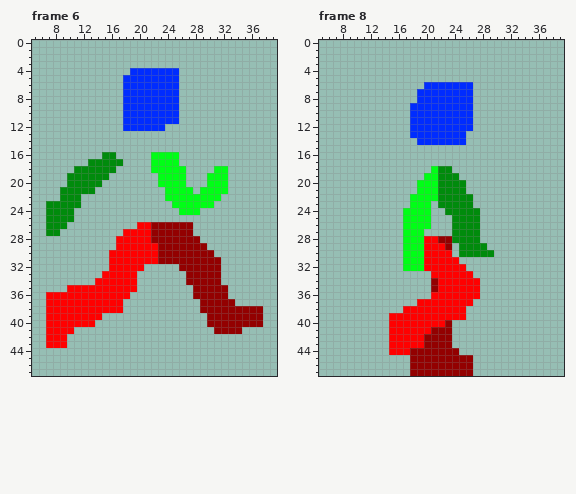
Pixel-art file -- resources/player_run.ase. Above: the version before the commit.
48x48 pixels, 8 frames. Colours within 5 levels of each other are drawn and written as one. Shown: frame 6: x 5..39, y 0..47; frame 8: x 5..39, y 0..47. The commit also changed other frames, which this record leaves out.
Now the later version:
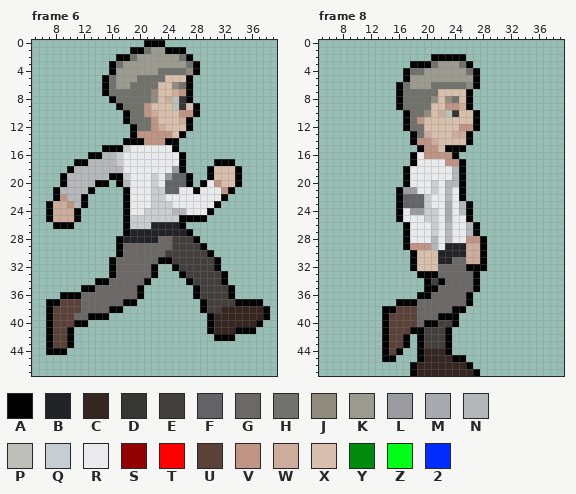
Palette (. is transparent): A #000000  B #212327  C #352621  D #363735  E #433f3d  F #616367  G #6c6866  H #71726b  J #908c7d  K #9b9b90  L #9a9ca1  M #a7aaaf  N #b4b8ba  P #bfbfba  Q #c7cdd0  R #e8eaec  S #930000  T #ff0000  U #5b4239  V #bf9485  W #cdac9b  X #d8bfac  Y #008b0c  Z #00ff16  2 #002cff
The commit says: Finished player run animation
Diff:
layer "Layer" now hidden
layer "Layer 1" now shown
--- frame 6
@@ x 5..39 @@
- 0 ...................................
- 1 ...................................
- 2 ...................................
- 3 ...................................
- 4 ..............2222222..............
- 5 .............22222222..............
- 6 .............22222222..............
- 7 .............22222222..............
- 8 .............22222222..............
- 9 .............22222222..............
-10 .............22222222..............
-11 .............22222222..............
-12 .............222222................
-13 ...................................
-14 ...................................
-15 ...................................
-16 ..........YY.....ZZZZ..............
-17 ........YYYYY....ZZZZ..............
-18 ......YYYYYY.....ZZZZZ....ZZ.......
-19 .....YYYYYY.......ZZZZ...ZZZ.......
-20 .....YYYYY........ZZZZ...ZZZ.......
-21 ....YYYYY..........ZZZZ.ZZZZ.......
-22 ....YYY............ZZZZZZZZ........
-23 ..YYYYY.............ZZZZZZ.........
-24 ..YYYY...............ZZZ...........
-25 ..YYYY.............................
-26 ..YYY..........TTSSSSSS............
-27 ..YY.........TTTTSSSSSS............
-28 ............TTTTTSSSSSSS...........
-29 ............TTTTTTSSSSSSS..........
-30 ...........TTTTTTTSSSSSSSS.........
-31 ...........TTTTTTTSSSSSSSSS........
-32 ...........TTTTT.....SSSSSS........
-33 ..........TTTTT.......SSSSS........
-34 .........TTTTTT.......SSSSS........
-35 .....TTTTTTTTTT........SSSSS.......
-36 ..TTTTTTTTTTTT.........SSSSS.......
-37 ..TTTTTTTTTTT...........SSSSS......
-38 ..TTTTTTTTTTT...........SSSSSSSSS..
-39 ..TTTTTTTT...............SSSSSSSS..
-40 ..TTTTTTT................SSSSSSSS..
-41 ..TTTT....................SSSS.....
-42 ..TTT..............................
-43 ..TTT..............................
-44 ...................................
+ 0 ................AAA................
+ 1 ..............AAHKKAAA.............
+ 2 ............AAHKKKKKKHA............
+ 3 ...........AHKKKKKKKKKHA...........
+ 4 ...........AKKKKKKHHHHJA...........
+ 5 ..........AHKKKHHHHXXXA............
+ 6 ..........AHKKHHHHXXJHA............
+ 7 ..........AHHHHHHJXXWVA............
+ 8 ...........AHHHHHJXWPDA............
+ 9 ............AHHHVXXXPDXA...........
+10 .............AHHVWXXXVVA...........
+11 .............AHHHVXXXWA............
+12 ..............AHHVWXXXA............
+13 ..............AVVVVVXA.............
+14 .............AAAVVVAA..............
+15 ..........AAAQRRRRRRA..............
+16 ........AANNQRRRRRRRRA.............
+17 ......AANNNNQRRRRRRRRA....AAA......
+18 .....ANNNNNNNRRRRRRRLA...AXXXA.....
+19 ....ANNNNNNAAQRRRQRLFFA..AXXXA.....
+20 ....ANNNNAA.ANRRRQRFFFA.ARVXXA.....
+21 ...ANNNNA....ARRRQQFFRRARRRVA......
+22 ...AVNNA.....ARRRQQRRRRRRRRA.......
+23 ..AWWVNA.....ARRRQQQRRRRRRA........
+24 ..AWWWA......ARRQQQQNNRRRA.........
+25 ..AWWWA......AQQQQQQQAAAA..........
+26 ...AAA.......AQQQBBBBA.............
+27 .............ABBBBBBBBA............
+28 ............ABBBBBGGEEEA...........
+29 ............AGGGGGGGEEEEA..........
+30 ............AGGGGGGEEEEEEA.........
+31 ...........AGGGGGGAAEEEEEEA........
+32 ...........AGGGGGA..AEEEEEA........
+33 ...........AGGGGGA...AEEEEEA.......
+34 .........AAGGGGGA.....AEEEEA.......
+35 .......AAGGGGGGA.......AEEEEA......
+36 ....AAAGGGGGGGGA.......AEEEEA......
+37 ..AAUUUGGGGGGAA.........AEEEEAAAA..
+38 ..AUUUUGGGGAA...........AEECCCCCCA.
+39 ..AUUUGGAAA..............ACCCCCCCA.
+40 ..AUUUAA.................ACCCCCCA..
+41 ..AUUA...................ACCCAAA...
+42 ..AUUA....................AAA......
+43 ..AUUA.............................
+44 ..AAA..............................
 45 ...................................
--- frame 8
@@ x 12..31 @@
  1 ....................
- 2 ....................
- 3 ....................
- 4 ....................
- 5 ....................
- 6 ........2222222.....
- 7 .......22222222.....
- 8 .......22222222.....
- 9 ......222222222.....
-10 ......222222222.....
-11 ......222222222.....
-12 ......222222222.....
-13 ......22222222......
-14 .......2222222......
-15 ....................
-16 ....................
-17 ....................
-18 .........ZYY........
-19 ........ZZYYY.......
-20 .......ZZZYYYY......
-21 .......ZZZYYYY......
-22 ......ZZZZYYYYY.....
-23 ......ZZZ.YYYYY.....
-24 .....ZZZZ..YYYYY....
-25 .....ZZZZ...YYYY....
-26 .....ZZZZ...YYYY....
-27 .....ZZZ....YYYY....
-28 .....ZZZTTSSYYYY....
-29 .....ZZZTTTS.YYYY...
-30 .....ZZZTTTT.YYYYY..
-31 .....ZZZTTTTT.......
-32 .....ZZZTTTTTT......
-33 .........TTTTTT.....
-34 .........STTTTTT....
-35 .........STTTTTT....
-36 .........TTTTTTT....
-37 .......TTTTTTTT.....
-38 .....TTTTTTTTT......
-39 ...TTTTTTTTTTT......
-40 ...TTTTTTTTS........
-41 ...TTTTTTSSS........
-42 ...TTTTTSSSS........
-43 ...TTTTTSSSS........
-44 ...TTTSSSSSSS.......
-45 ......SSSSSSSSS.....
-46 ......SSSSSSSSS.....
-47 ......SSSSSSSSS.....
+ 2 .........AAAAA......
+ 3 ......AAAHKKKHA.....
+ 4 .....AHHKKKKKKHA....
+ 5 .....AKKKKKKKKKA....
+ 6 ....AHKKKHHHHHJA....
+ 7 ....AHHHHHXXXXA.....
+ 8 ....AHHHHJXJHXA.....
+ 9 ....AHHHHXXVVWA.....
+10 .....AHHJXWPDXXA....
+11 .....AHVXXXXXXXA....
+12 .....AHHXXXXXVVA....
+13 ......AHWXXXWWA.....
+14 ......AVVWXXXXA.....
+15 .......AVVXAAA......
+16 ......ARVVVVA.......
+17 ......ARRRRVVA......
+18 .....ARRRRRRNA......
+19 .....ARRRRRRNA......
+20 .....ARRRQRNNA......
+21 ....ALLRRQRNRA......
+22 ....AFFFQRRNRA......
+23 ....AFFFQRRMRNA.....
+24 ....ARLLQQRMRNA.....
+25 ....ARRRQQRMRRA.....
+26 .....ARRRQRNRRNA....
+27 .....ARRRQRNRRNA....
+28 .....ARRRNRNRRVVA...
+29 .....AVVVNRBBBWWA...
+30 ......AXXXBBBBWWA...
+31 ......AXXXBBGGWWA...
+32 ......AXXXGGGGAAA...
+33 .......AAAGGGGGA....
+34 ........AEAGGGGA....
+35 ........AAGGGGGA....
+36 .......AAGGGGGA.....
+37 ....AAAGGGGGGGA.....
+38 ..AAUUUGGGGGAA......
+39 ..AUUUUGGGAAA.......
+40 ..AUUUUGAAEEA.......
+41 ..AUUUAAEEEA........
+42 ..AUUA.AEEEA........
+43 ..AUUA.AEEEA........
+44 ..AUA..ACCCA........
+45 ..AA...ACCCCAA......
+46 ......ACCCCCCCA.....
+47 ......ACCCCCCCCA....
Pixel boxes of the changes (left, top, right, bottom) in both pictures:
changed: (46, 40, 270, 355)
changed: (382, 54, 494, 376)
